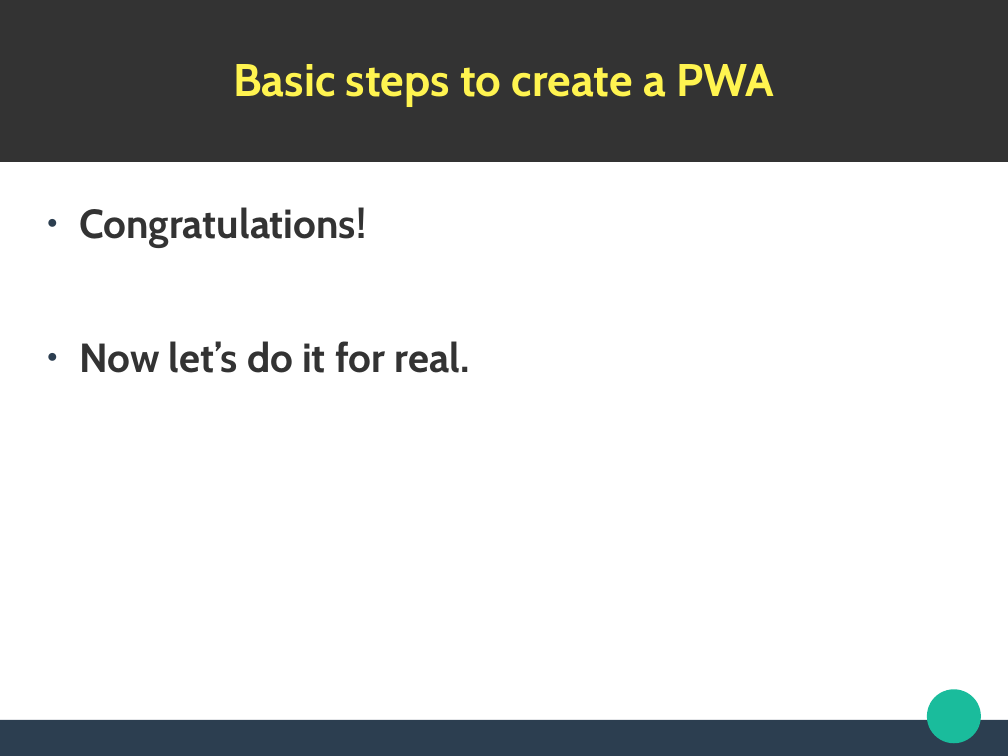
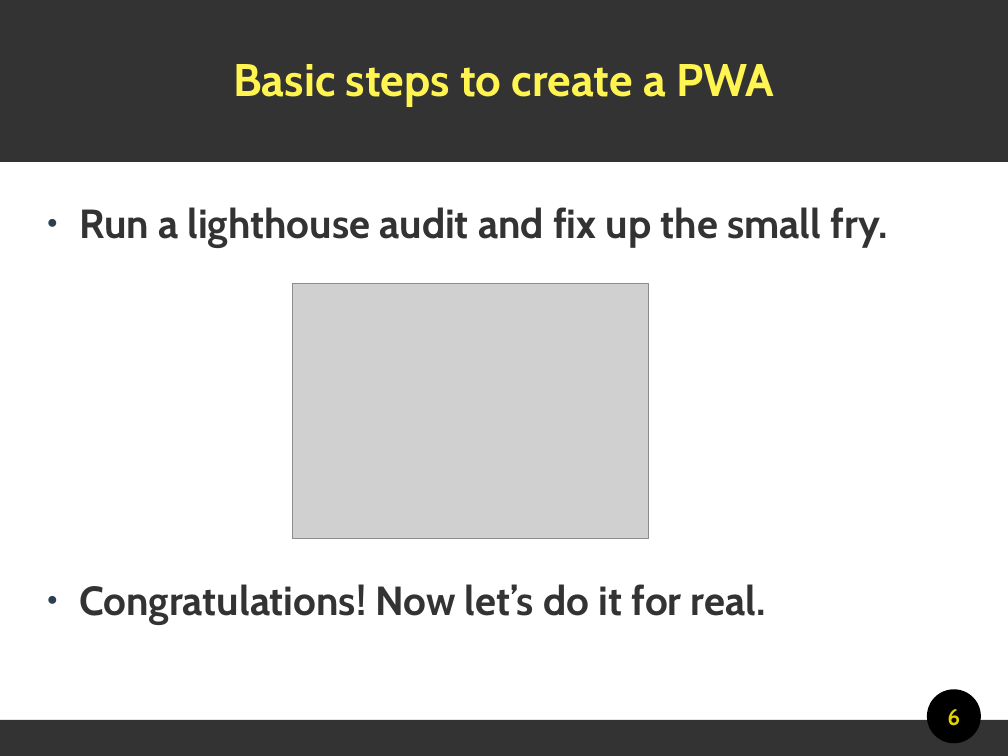
Before and after one commit to lmeijdam/rs-pwa-angular-demo, a slide deck: slide 6 of presentation.odp. Drawn at 1008x756 pixels with LibreOffice and Linux fonts; fonts in the diff are those of the drawing; grey boxes stand for pictures. Boxes give left, top, right and bottom in pixels: in the first picture for what was removed or moved away, otherwise in the second. Text is boxed around its words. In the diff, an @@ line names an element or a change of style, - is before the commit and + after.

Commit message:
Presentation update

```diff
--- a/presentation.odp
+++ b/presentation.odp
@@ text at <box>79,207,888,625</box>: text changed @@
-● Congratulations!
-● Now let’s do it for real.
+● Run a lighthouse audit and fix up the small fry.
+● Congratulations! Now let’s do it for real.
@@ picture added at <box>293,284,649,539</box> @@
@@ ellipse at <box>927,690,981,744</box>: fill #1ABC9C to #000000 @@
@@ page number added at <box>947,709,960,726</box>, 18 pt, text #E3D200, bold @@
+6
@@ rectangle at <box>0,721,1008,756</box>: fill #2C3E50 to #333333 @@
```
Also in this commit, not shown: 4 other slides changed.
